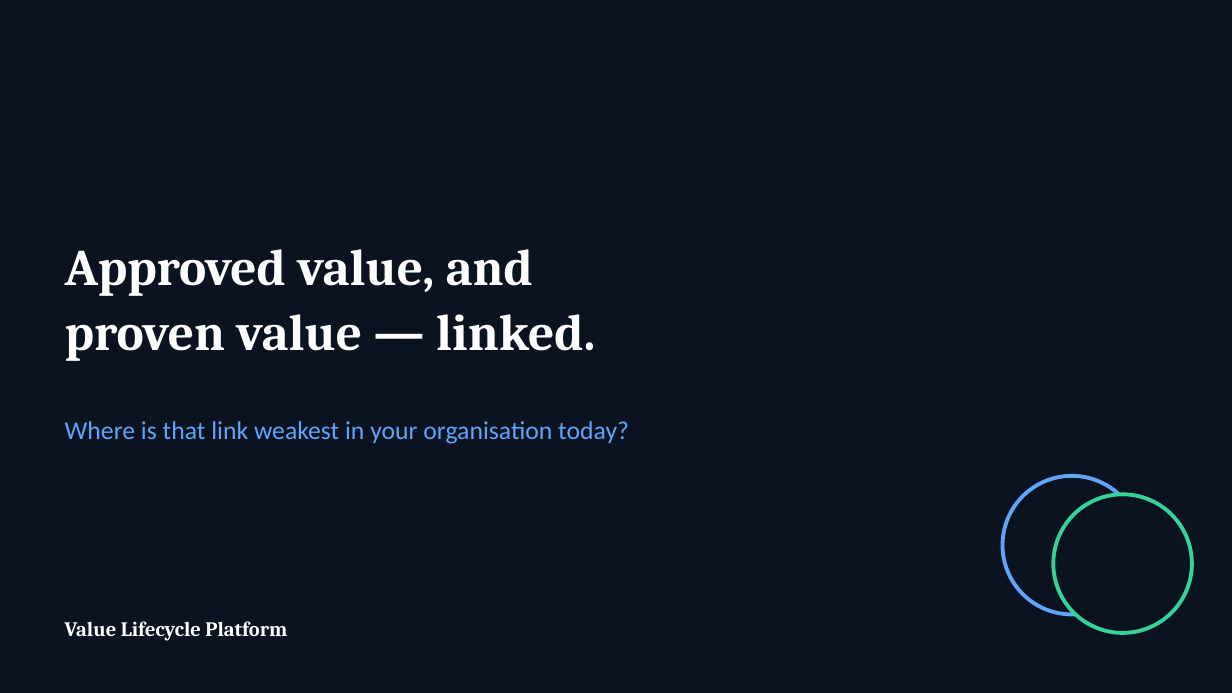
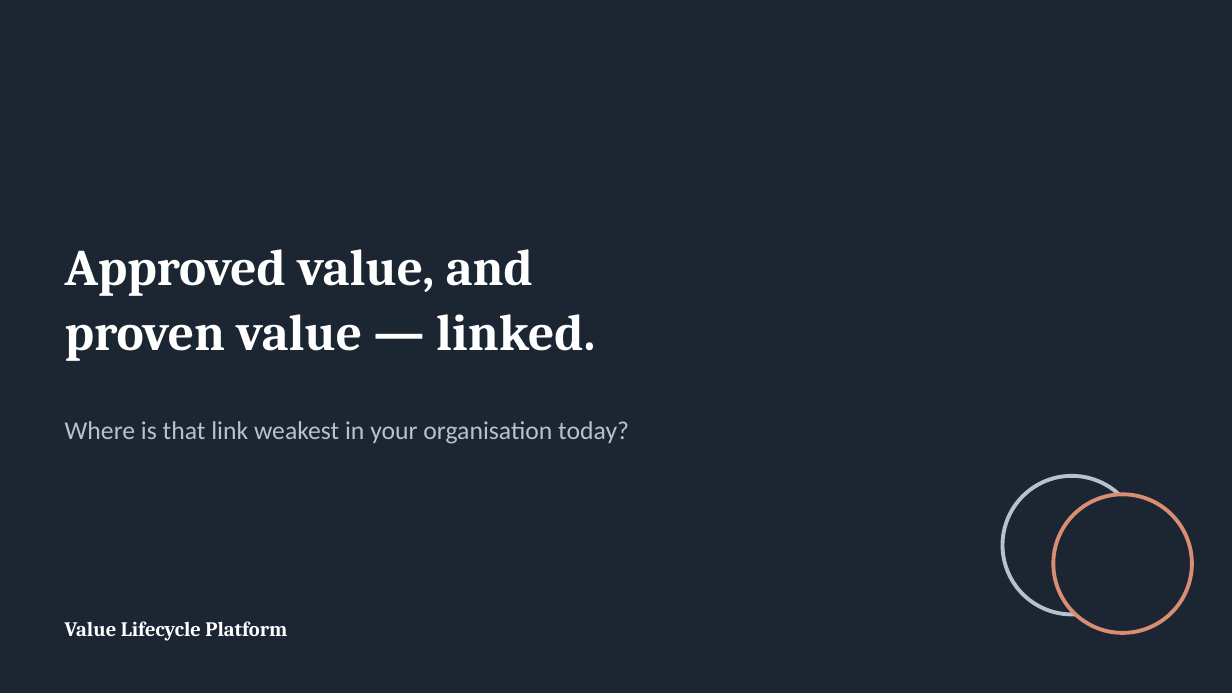
Before and after one commit to paulojorge1963/value-lifecycle-platform, a slide deck: slide 15 of demo-kit/ValueLifecycle-Solution-Overview.pptx. Drawn at 1232x693 pixels with LibreOffice and Linux fonts; fonts in the diff are those of the drawing. Boxes give left, top, right and bottom in pixels: in the first picture for what was removed or moved away, otherwise in the second. Text is boxed around its words. In the diff, an @@ line names an element or a change of style, - is before the commit and + after.

```diff
--- a/demo-kit/ValueLifecycle-Solution-Overview.pptx
+++ b/demo-kit/ValueLifecycle-Solution-Overview.pptx
@@ background #0B1220 to #1B2632 @@
@@ text "Where is that link weakest ..." at <box>65,421,629,444</box>: text colour #60A5FA to #B7C2CD @@
@@ ellipse at <box>1003,476,1141,615</box>: fill #0B1220 to #1B2632; outline #60A5FA 3 pt to #B7C2CD 3 pt @@
@@ ellipse at <box>1054,494,1192,633</box>: fill #0B1220 to #1B2632; outline #34D399 3 pt to #D98E74 3 pt @@
```
Also in this commit, not shown: 14 other slides changed, 16 other files.
